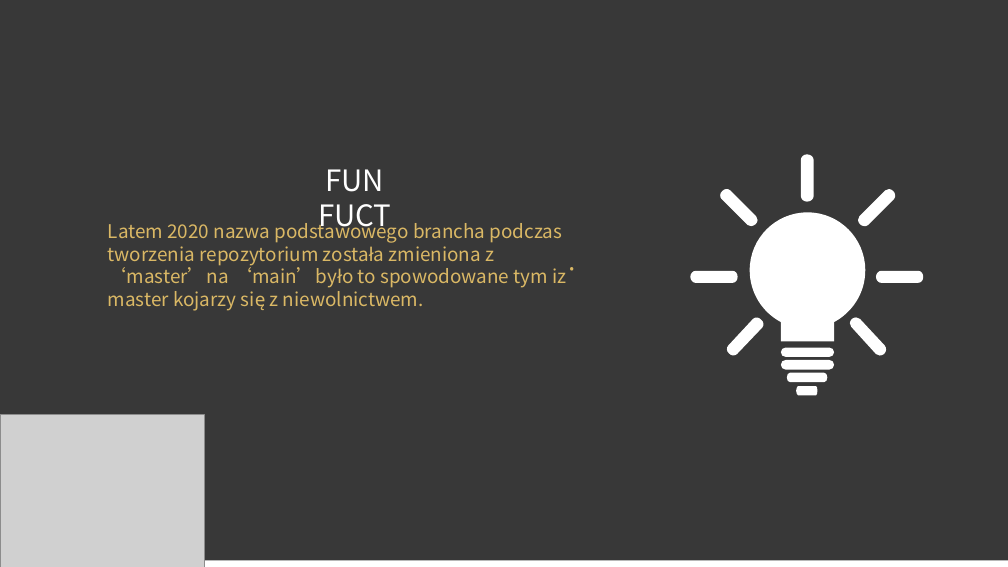
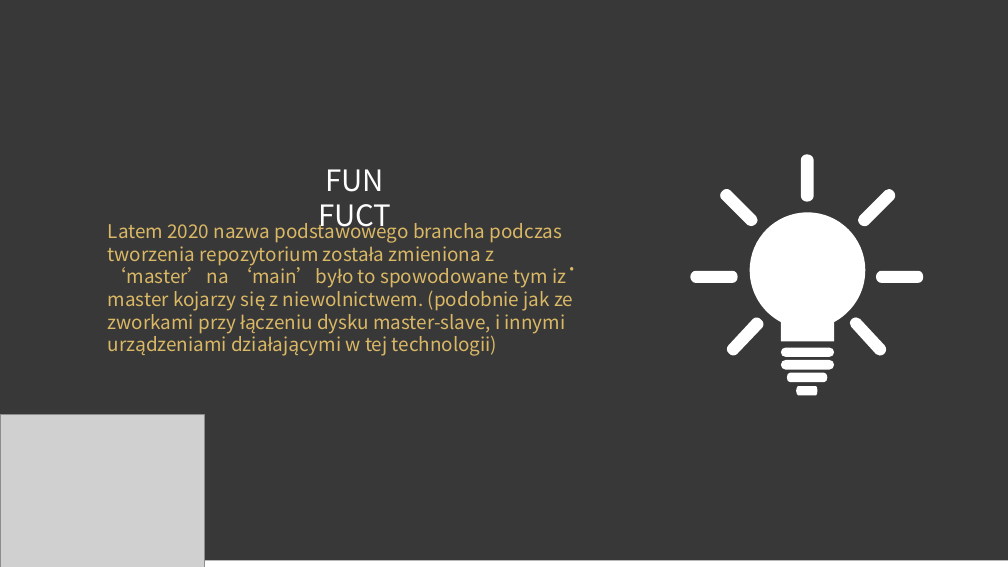
Before and after one commit to TomaszBanas/home_management, a slide deck: slide 4 of presentation/git.pptx. Drawn at 1008x567 pixels with LibreOffice and Linux fonts; fonts in the diff are those of the drawing; grey boxes stand for pictures. Boxes give left, top, right and bottom in pixels: in the first picture for what was removed or moved away, otherwise in the second. Text is boxed around its words. In the diff, an @@ line names an element or a change of style, - is before the commit and + after.

Commit message:
master funfuct appendix, plan extension

```diff
--- a/presentation/git.pptx
+++ b/presentation/git.pptx
@@ text at bbox=[108, 219, 573, 356]: text changed @@
-Latem 2020 nazwa podstawowego brancha podczas tworzenia repozytorium została zmieniona z ‘master’na ‘main’było to spowodowane tym iż master kojarzy się z niewolnictwem.
+Latem 2020 nazwa podstawowego brancha podczas tworzenia repozytorium została zmieniona z ‘master’na ‘main’było to spowodowane tym iż master kojarzy się z niewolnictwem. (podobnie jak ze zworkami przy łączeniu dysku master-slave, i innymi urządzeniami działającymi w tej technologii)
```
Also in this commit, not shown: 3 other slides changed.
